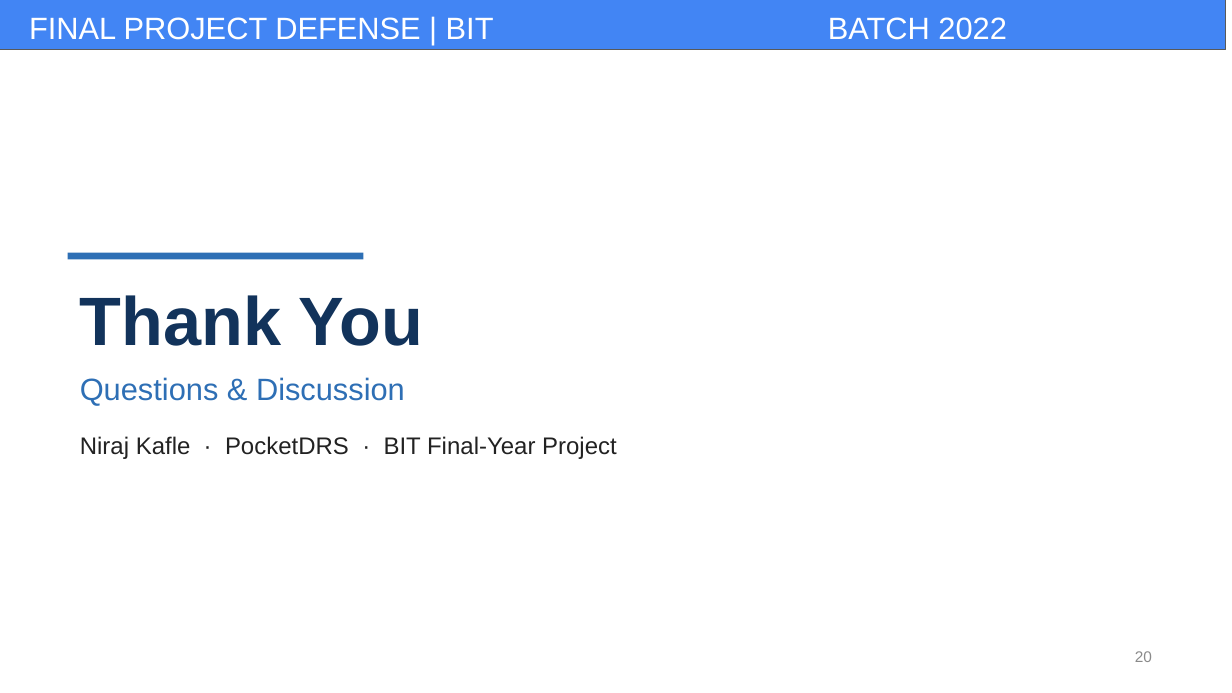
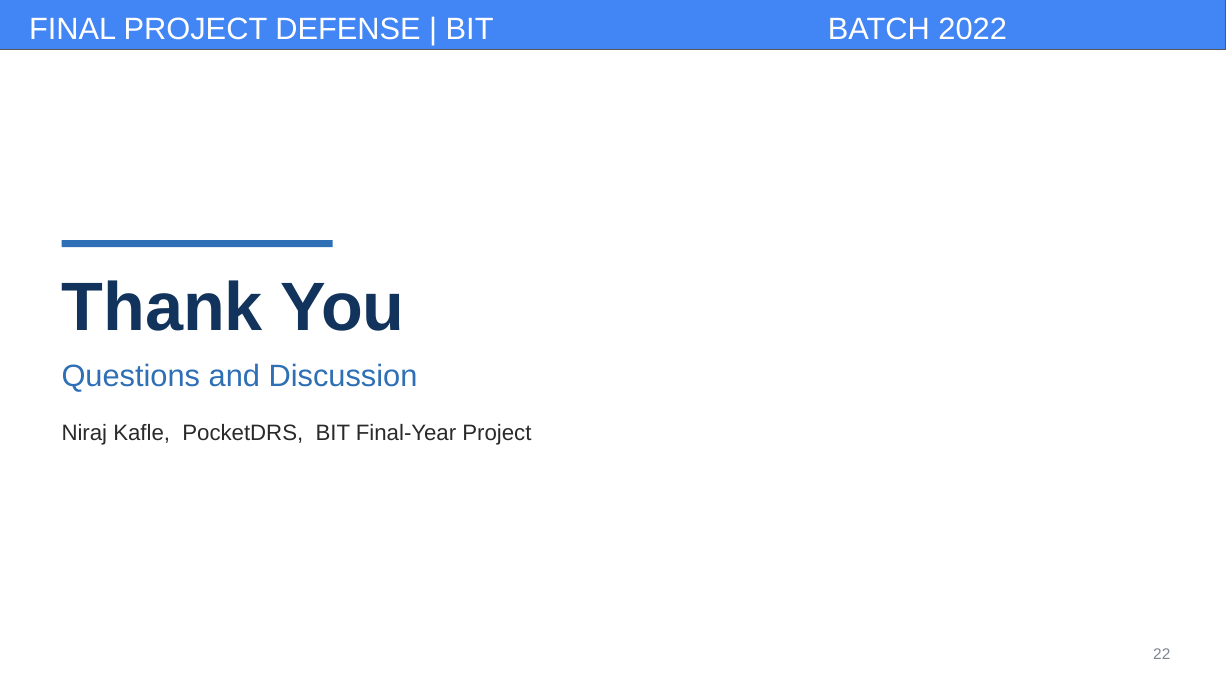
Before and after one commit to kafle1/pocket-drs, a slide deck: slide 22 of dump/report_docs/pocketdrs_presentation.pptx (slide 20 before the commit). Drawn at 1232x693 pixels with LibreOffice and Linux fonts; fonts in the diff are those of the drawing; background and template pictures are left out. Boxes give left, top, right and bottom in pixels: in the first picture for what was removed or moved away, otherwise in the second. Text is boxed around its words. In the diff, an @@ line names an element or a change of style, - is before the commit and + after.

```diff
--- a/dump/report_docs/pocketdrs_presentation.pptx
+++ b/dump/report_docs/pocketdrs_presentation.pptx
@@ text "Thank You": place and size @@
-text "Thank You" at <box>80,295,617,459</box>
+text "Thank You" at <box>62,280,531,445</box>
@@ rectangle: place and size @@
-rectangle at <box>68,253,363,260</box>
+rectangle at <box>62,240,333,248</box>
@@ text at <box>62,280,405,331</box>: line spacing 1 to 1.04 @@
@@ text at <box>62,363,531,445</box>: text changed; size 14 to 13 pt; text colour #222222 to #2A2A2A @@
-Questions & Discussion
-Niraj Kafle · PocketDRS · BIT Final-Year Project
+Questions and Discussion
+Niraj Kafle, PocketDRS, BIT Final-Year Project
@@ text removed at <box>1135,651,1152,662</box> @@
-20
@@ text added at <box>1153,648,1170,659</box>, 9 pt, text #7C8690 @@
+22
```
Also in this commit, not shown: 11 other slides changed, 10 slides added, 8 slides removed, 39 other files.
